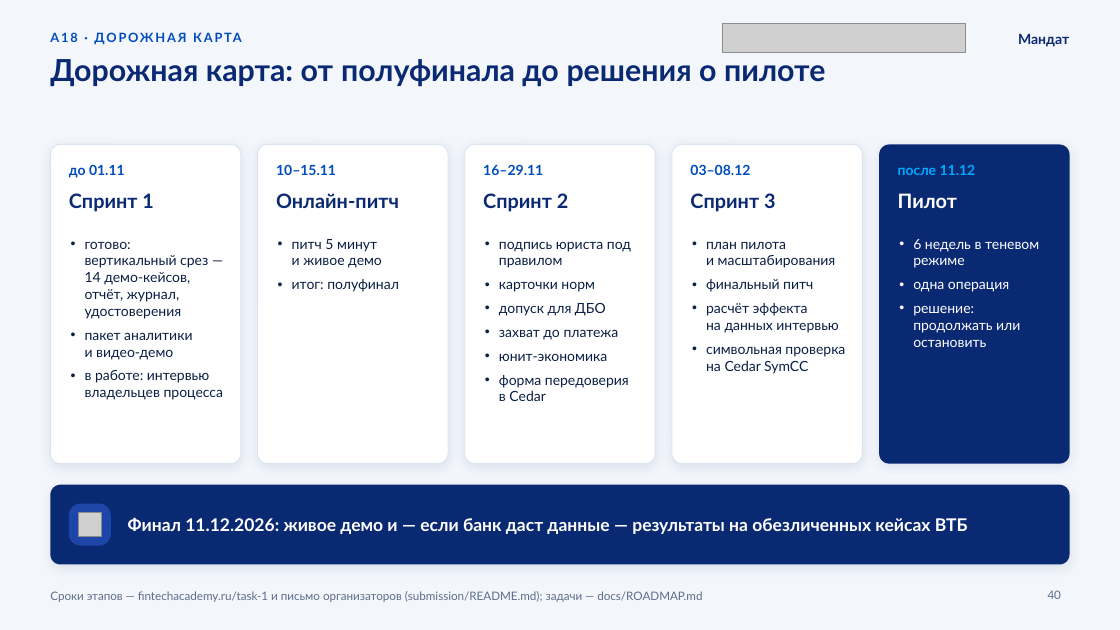
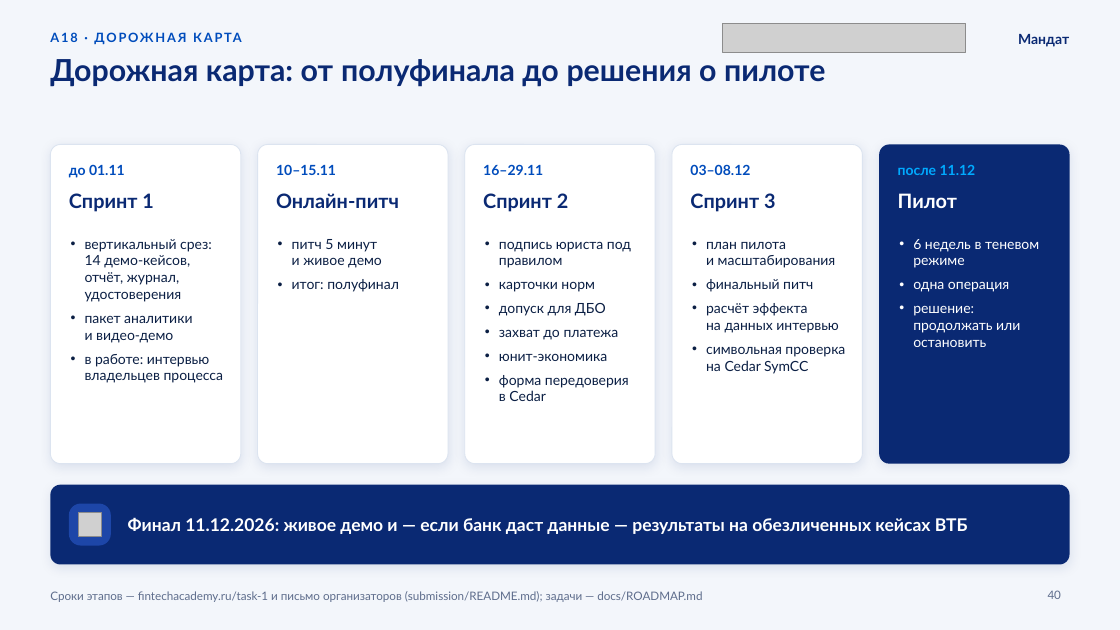
Before and after one commit to KonkovDV/Mandat, a slide deck: slide 40 of submission/slides/Mandat_VTB.pptx. Drawn at 1120x630 pixels with LibreOffice and Linux fonts; fonts in the diff are those of the drawing; grey boxes stand for pictures; background and template pictures are left out. Boxes give left, top, right and bottom in pixels: in the first picture for what was removed or moved away, otherwise in the second. Text is boxed around its words. In the diff, an @@ line names an element or a change of style, - is before the commit and + after.

```diff
--- a/submission/slides/Mandat_VTB.pptx
+++ b/submission/slides/Mandat_VTB.pptx
@@ text at box(85, 239, 212, 302): text changed @@
-• готово: вертикальный срез — 14 демо‑кейсов, отчёт, журнал, удостоверения
+• вертикальный срез: 14 демо‑кейсов, отчёт, журнал, удостоверения
```
Also in this commit, not shown: 14 other slides changed, 13 other files.
